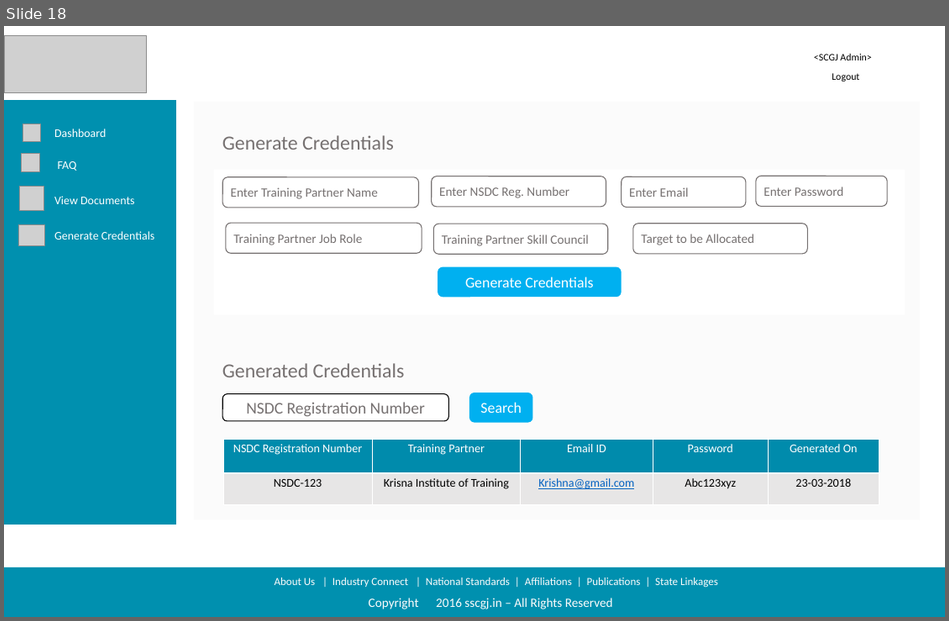
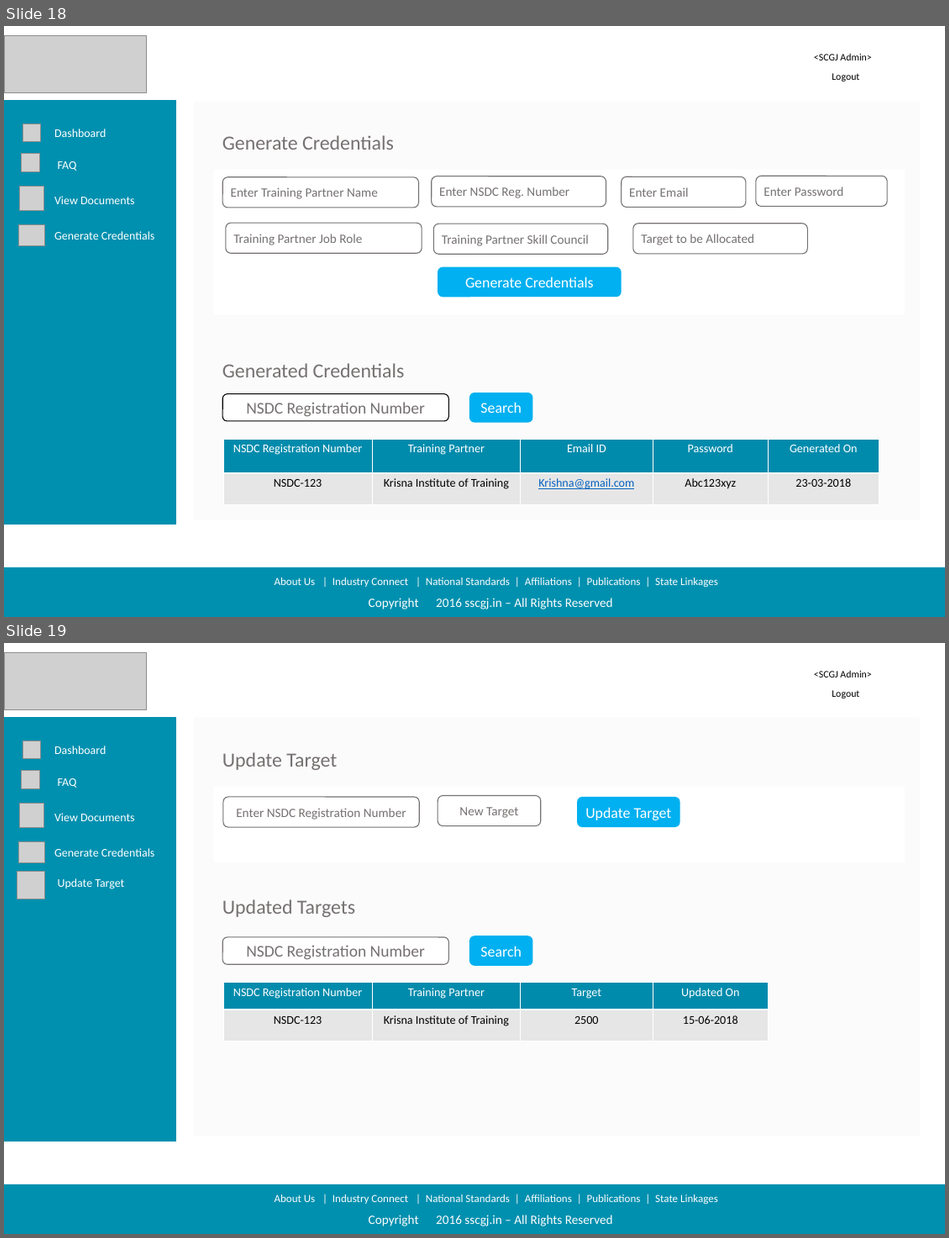
Before and after one commit to sarthakbhutani/NSKFDC-App, a slide deck: Requirements/Product Backlog/Screen Designs/Screen Design Deck/Updated Designs.pptx. Shown one above the other, each under a label of ours: slide 18 before the commit, slides 18 and 19 after it. The pictures are 949x621 and 949x1238 pixels, drawn with LibreOffice and Linux fonts; fonts in the diff are those of the drawing; grey boxes stand for pictures; background and template pictures are left out. Boxes give left, top, right and bottom in pixels: in the first picture for what was removed or moved away, otherwise in the second. Text is boxed around its words. In the diff, an @@ line names an element or a change of style, - is before the commit and + after.

```diff
--- a/Requirements/Product Backlog/Screen Designs/Screen Design Deck/Updated Designs.pptx
+++ b/Requirements/Product Backlog/Screen Designs/Screen Design Deck/Updated Designs.pptx
@@ slide 19 added at (4,643,945,1234), background #FFFFFF @@
@@ picture added at (5,653,147,710) @@
@@ text added at (814,671,871,677), 11 pt, text #000000 @@
+<SCGJ Admin>
@@ text added at (831,690,859,698), 11 pt, text #000000 @@
+Logout
@@ rectangle added at (5,717,176,1140), fill #0090AF, outline #0090AF 1 pt @@
@@ rectangle added at (194,717,920,1135), fill #E7E6E6 at 15% opacity @@
@@ picture added at (22,740,40,759) @@
@@ text added at (54,745,106,754), 12.8 pt, text #FFFFFF @@
+Dashboard
@@ text added at (222,752,337,770), 22 pt, text #767171 @@
+Update Target
@@ picture added at (22,771,40,789) @@
@@ text added at (58,778,77,787), 12.8 pt, text #FFFFFF @@
+FAQ
@@ rectangle added at (213,786,904,862), fill #FFFFFF @@
@@ picture added at (20,803,44,828) @@
@@ text added at (54,813,134,821), 12.8 pt, text #FFFFFF @@
+View Documents
@@ rounded rectangle added at (223,797,419,827), fill #FFFFFF, outline #767171 1 pt, 14 pt, text #767171 @@
+Enter NSDC Registration Number
@@ rounded rectangle added at (437,795,541,825), fill #FFFFFF, outline #767171 1 pt, 14 pt, text #767171 @@
+New Target
@@ rounded rectangle added at (577,797,680,827), fill #00B0F0, 16.5 pt, text #FFFFFF @@
+Update Target
@@ picture added at (18,842,44,863) @@
@@ text added at (54,848,155,856), 12.8 pt, text #FFFFFF @@
+Generate Credentials
@@ text added at (58,849,77,856), 12.8 pt, text #FFFFFF @@
+FAQ
@@ picture added at (17,871,44,898) @@
@@ text added at (58,878,124,889), 12.8 pt, text #FFFFFF @@
+Update Target
@@ text added at (222,899,355,917), 22 pt, text #767171 @@
+Updated Targets
@@ rounded rectangle added at (222,937,448,964), fill #FFFFFF, outline #767171 1 pt, 18 pt, text #767171 @@
+NSDC Registration Number
@@ rounded rectangle added at (469,936,533,966), fill #00B0F0, 16.5 pt, text #FFFFFF @@
+Search
@@ table added at (223,982,769,1041), 2 rows, 4 columns @@
+NSDC Registration Number | Training Partner | Target | Updated On
+NSDC-123 | Krisna Institute of Training | 2500 | 15-06-2018
@@ rectangle added at (4,1184,945,1234), fill #0090AF @@
@@ text added at (274,1194,718,1204), 12 pt, text #FDFCFC @@
+About Us | Industry Connect | National Standards | Affiliations | Publications | State Linkages
@@ text added at (369,1214,613,1226), 14 pt, text #FDFCFC @@
+Copyright 2016 sscgj.in – All Rights Reserved
```
